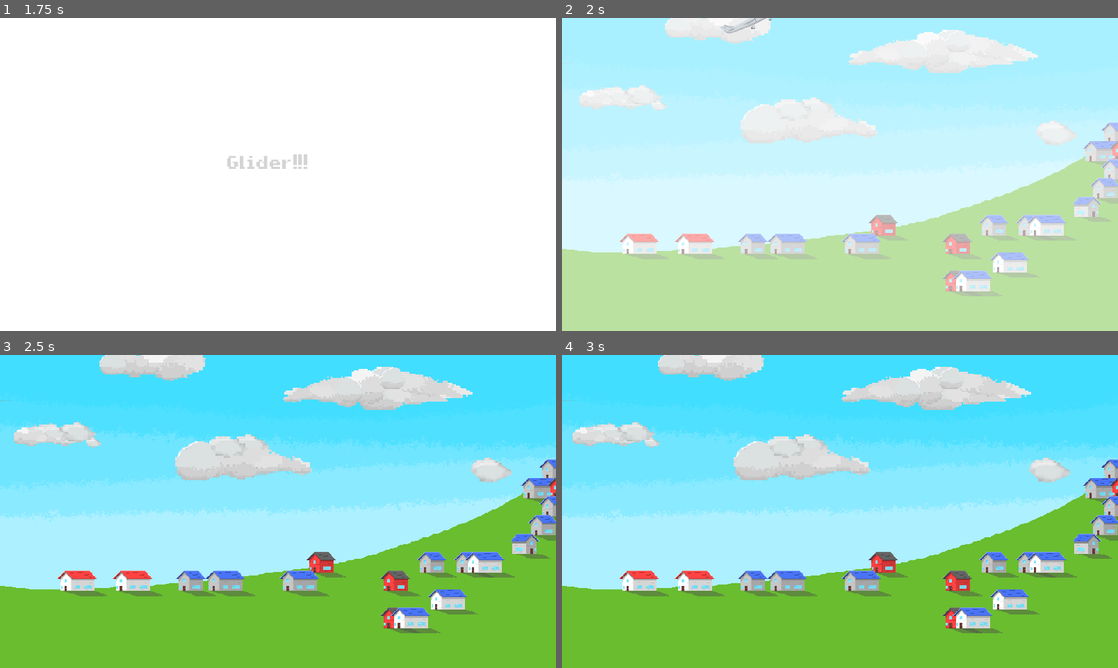
Above: before the commit, frames 1-4 (two rows, left to right).
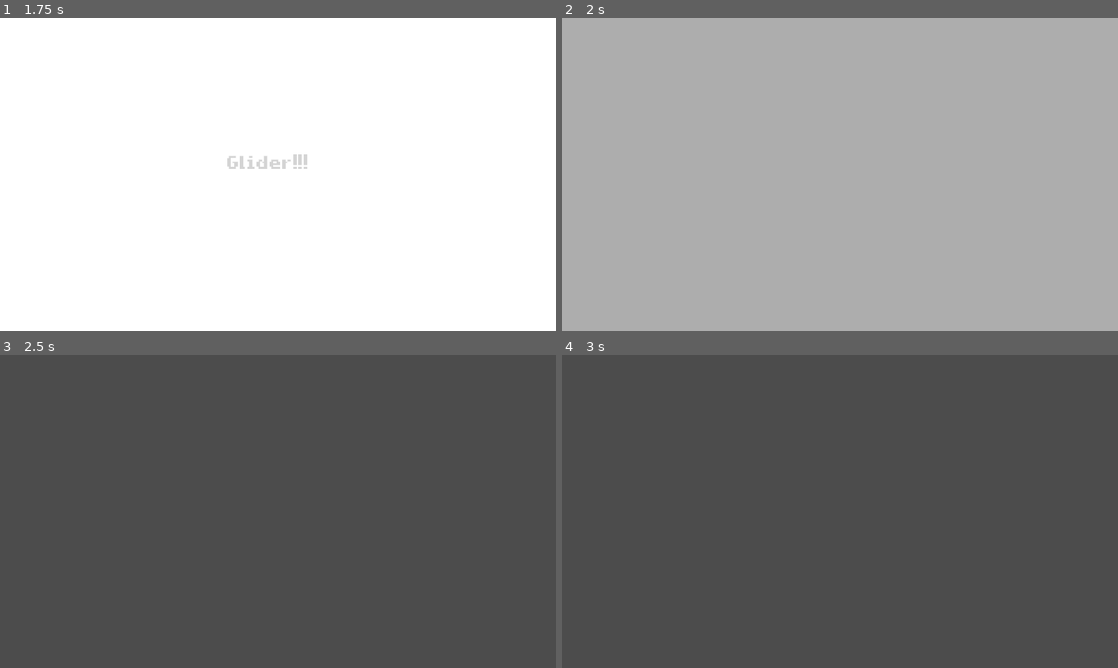
Above: after the commit, the same moments.

Repository: le-cds/untitledgamejam18
Game: Godot game, scene res://scenes/Root/Root.tscn
Two runs of this game, one before a commit and one after it. Both use one fixed random seed, a clock stepped at 60 frames per second and the inputs below.
Inputs (mouse positions are in pixels of both pictures, inside the frame that each line leads up to):
- Up to frame 1 (1.75 s): tap Enter (ui_accept) at 0.5, 1.35, 1.52 s; move the mouse to (400, 158) at 0.52 s; hold Up (game_gravity_up) 0.53-1.28 s; hold Enter (ui_accept) 0.53-1.28 s; click (400, 158) at 0.67 s; move the mouse to (166, 190) at 1.27 s; hold Down (game_gravity_down) from 1.28 s (still down)
- Up to frame 2 (2 s): keep holding Down (game_gravity_down); tap Enter (ui_accept) at 1.82 s
- Up to frame 3 (2.5 s): move the mouse to (333, 442) at 2.02 s; release Down (game_gravity_down) at 2.03 s; hold Up (game_gravity_up) from 2.03 s (still down); hold Enter (ui_accept) from 2.03 s (still down)
- Up to frame 4 (3 s): keep holding Up (game_gravity_up); move the mouse to (812, 574) at 2.77 s; release Enter (ui_accept) at 2.78 s; tap Enter (ui_accept) at 2.85 s; click (812, 574) at 2.92 s

Frame 1 is identical in both runs. In frame 2, 100% of the frame differs, in the area x 0-100%, y 0-100%; in frame 3, 100%; in frame 4, 100%.
Error after the commit: Attempt to call function 'start' in base 'null instance' on a null instance. (res://scenes/Root/Root.gd:46)

Commit message:
Refactor plane input controlling.

Diff:
--- a/glider/project.godot
+++ b/glider/project.godot
@@ -9,6 +9,21 @@
 config_version=4
 
 _global_script_classes=[ {
+"base": "Node",
+"class": "InputController",
+"language": "GDScript",
+"path": "res://scenes/Plane2D/InputController.gd"
+}, {
+"base": "KinematicBody2D",
+"class": "Plane2D",
+"language": "GDScript",
+"path": "res://scenes/Plane2D/Plane2D.gd"
+}, {
+"base": "InputController",
+"class": "PlayerInputController",
+"language": "GDScript",
+"path": "res://scenes/Plane2D/PlayerInputController.gd"
+}, {
 "base": "Node",
 "class": "Screenshot",
 "language": "GDScript",
@@ -30,6 +45,9 @@
 "path": "res://lib/StateMachine.gd"
 } ]
 _global_script_class_icons={
+"InputController": "",
+"Plane2D": "",
+"PlayerInputController": "",
 "Screenshot": "",
 "Slideshow": "",
 "State": "",
@@ -83,6 +101,13 @@
 "events": [ Object(InputEventKey,"resource_local_to_scene":false,"resource_name":"","device":0,"alt":false,"shift":false,"control":false,"meta":false,"command":false,"pressed":false,"scancode":16777253,"unicode":0,"echo":false,"script":null)
  ]
 }
+game_start={
+"deadzone": 0.5,
+"events": [ Object(InputEventKey,"resource_local_to_scene":false,"resource_name":"","device":0,"alt":false,"shift":false,"control":false,"meta":false,"command":false,"pressed":false,"scancode":16777221,"unicode":0,"echo":false,"script":null)
+, Object(InputEventKey,"resource_local_to_scene":false,"resource_name":"","device":0,"alt":false,"shift":false,"control":false,"meta":false,"command":false,"pressed":false,"scancode":32,"unicode":0,"echo":false,"script":null)
+, Object(InputEventJoypadButton,"resource_local_to_scene":false,"resource_name":"","device":0,"button_index":0,"pressure":0.0,"pressed":false,"script":null)
+ ]
+}
 
 [rendering]
 
--- a/glider/scenes/Levels/01/Level01.tscn
+++ b/glider/scenes/Levels/01/Level01.tscn
@@ -1,9 +1,11 @@
-[gd_scene load_steps=7 format=2]
+[gd_scene load_steps=9 format=2]
 
 [ext_resource path="res://scenes/Levels/01/landscape.png" type="Texture" id=1]
 [ext_resource path="res://scenes/Houses/house-tileset.tres" type="TileSet" id=2]
 [ext_resource path="res://scenes/Plane2D/Plane2D.tscn" type="PackedScene" id=3]
 [ext_resource path="res://scenes/GameUI/HUD.tscn" type="PackedScene" id=4]
+[ext_resource path="res://scenes/Levels/01/Level01.gd" type="Script" id=5]
+[ext_resource path="res://scenes/Plane2D/PlayerInputController.gd" type="Script" id=6]
 
 [sub_resource type="PhysicsMaterial" id=1]
 
@@ -13,6 +15,7 @@
 [node name="Level01" type="Sprite"]
 position = Vector2( 480, 270 )
 texture = ExtResource( 1 )
+script = ExtResource( 5 )
 __meta__ = {
 "_edit_lock_": true
 }
@@ -62,3 +65,6 @@
 [node name="Plane2D" parent="." instance=ExtResource( 3 )]
 position = Vector2( -419.342, -168.88 )
 scale = Vector2( 0.6, 0.6 )
+
+[node name="PlayerInputController" type="Node" parent="Plane2D"]
+script = ExtResource( 6 )
--- /dev/null
+++ b/glider/scenes/Plane2D/InputController.gd
@@ -0,0 +1,14 @@
+extends Node
+
+# An input controller allows the plane to be steered.
+class_name InputController
+
+
+# Whether the plane should start flying.
+func start_plane() -> bool:
+    return false
+
+
+# The new gravity.
+func compute_gravity(delta: float) -> float:
+    return 0.0
--- a/glider/scenes/Plane2D/Plane2D.gd
+++ b/glider/scenes/Plane2D/Plane2D.gd
@@ -1,17 +1,14 @@
 extends KinematicBody2D
 
+class_name Plane2D
+
 ################################################################################
 # Constants
 
+# Usual gravity excerted by Earth.
+const GRAVITY_STANDARD := 9.81
 # Horizontal air speed.
 const SPEED := 15.0
-# Usual gravity excerted by Earth.
-const GRAVITY_STANDARD := 9.81
-# Absolute of the maximum gravity value attainable.
-const GRAVITY_MAX := 15.0
-# The time in seconds it takes for gravity to go from 0 to full when full
-# controller input is active.
-const GRAVITY_MAX_TIME := 0.3
 # Scale factor by which the other values are scaled for the game to be fun...
 const SCALE := 12.0
 # The maximum velocity where we consider the plane to be standing.
@@ -41,9 +38,11 @@
 ################################################################################
 # State
 
+# The input controller used to steer the plane.
+var input_controller: InputController setget set_input_controller
+
+# Whether the plane has started flying.
 var _running := false
-# Currently active gravity acting on the plane.
-var _gravity: float
 # The plane's current velocity.
 var _velocity := Vector2()
 # Whether the plane is currently inside a landing area. Required for life-and-
@@ -63,18 +62,25 @@
     _velocity.x = SPEED * SCALE
     _velocity.y = 0
 
+    # If an input controller is part of the scene, find and install it
+    for child in self.get_children():
+        if child is InputController:
+            input_controller = child
+
     _connect_to_landing_areas()
 
 
 func _physics_process(delta: float) -> void:
-    if not _running and not Input.is_action_just_pressed("ui_accept"):
-        return
-    _running = true
+    if not _running:
+        if input_controller and input_controller.start_plane():
+            _running = true
+        else:
+            return
 
     if _landed_or_dead:
         return
 
-    _update_gravity(delta)
+    var _gravity = _compute_gravity(delta)
 
     # We'll only repell and rotate the plane if we're still in the air. Once we
     # have landed, we do things a little differently to keep the aircraft from
@@ -115,17 +121,11 @@
 
 
 # Updates the currently active gravity depending on player inputs.
-func _update_gravity(delta: float) -> void:
+func _compute_gravity(delta: float) -> float:
     if _touch_down:
-        _gravity = GRAVITY_STANDARD * SCALE
-
+        return GRAVITY_STANDARD * SCALE
     else:
-        var gravity_input := Input.get_action_strength("game_gravity_down")
-        gravity_input -= Input.get_action_strength("game_gravity_up")
-
-        var max_gravity := GRAVITY_MAX * SCALE
-        _gravity += gravity_input / GRAVITY_MAX_TIME * delta * max_gravity
-        _gravity = clamp(_gravity, -max_gravity, max_gravity)
+        return input_controller.compute_gravity(delta) * SCALE
 
 
 # Called when the plane touches down for the first time to check whether the touch down
@@ -196,3 +196,12 @@
 func _landing_area_triggered(body: PhysicsBody2D, entered: bool) -> void:
     if body == self:
         _in_landing_area = entered
+
+
+################################################################################
+# Accessors
+
+# Sets the input controller and adds it to the plane as a child.
+func set_input_controller(controller: InputController) -> void:
+    input_controller = controller
+    self.add_child(input_controller)
--- /dev/null
+++ b/glider/scenes/Plane2D/PlayerInputController.gd
@@ -0,0 +1,38 @@
+extends InputController
+
+# This input controller lets the player steer the plane through key presses.
+class_name PlayerInputController
+
+
+################################################################################
+# Constants
+
+# Absolute of the maximum gravity value attainable.
+const GRAVITY_MAX := 15.0
+# The time in seconds it takes for gravity to go from 0 to full when full
+# controller input is active.
+const GRAVITY_MAX_TIME := 0.3
+
+
+################################################################################
+# State
+
+# Currently active gravity acting on the plane.
+var _gravity := 0.0
+
+
+################################################################################
+# Functions
+
+func start_plane() -> bool:
+    return Input.is_action_just_pressed("game_start")
+
+
+func compute_gravity(delta: float) -> float:
+    var gravity_input := Input.get_action_strength("game_gravity_down")
+    gravity_input -= Input.get_action_strength("game_gravity_up")
+
+    _gravity += gravity_input / GRAVITY_MAX_TIME * delta * GRAVITY_MAX
+    _gravity = clamp(_gravity, -GRAVITY_MAX, GRAVITY_MAX)
+
+    return _gravity
--- a/glider/scenes/World2D.tscn
+++ b/glider/scenes/World2D.tscn
@@ -3,9 +3,9 @@
 [ext_resource path="res://lib/State.gd" type="Script" id=1]
 [ext_resource path="res://scenes/World/skybox.png" type="Texture" id=2]
 [ext_resource path="res://scenes/World/clouds.png" type="Texture" id=3]
+[ext_resource path="res://scenes/Levels/01/Level01.tscn" type="PackedScene" id=4]
 [ext_resource path="res://scripts/ScrollingTexture.gd" type="Script" id=5]
 [ext_resource path="res://materials/ScrollingTexture.material" type="Material" id=6]
-[ext_resource path="res://scenes/Levels/02/Level02.tscn" type="PackedScene" id=7]
 
 [node name="World2D" type="Node2D"]
 script = ExtResource( 1 )
@@ -32,4 +32,4 @@
 }
 scroll_speed = 0.01
 
-[node name="Level02" parent="." instance=ExtResource( 7 )]
+[node name="Level01" parent="." instance=ExtResource( 4 )]
